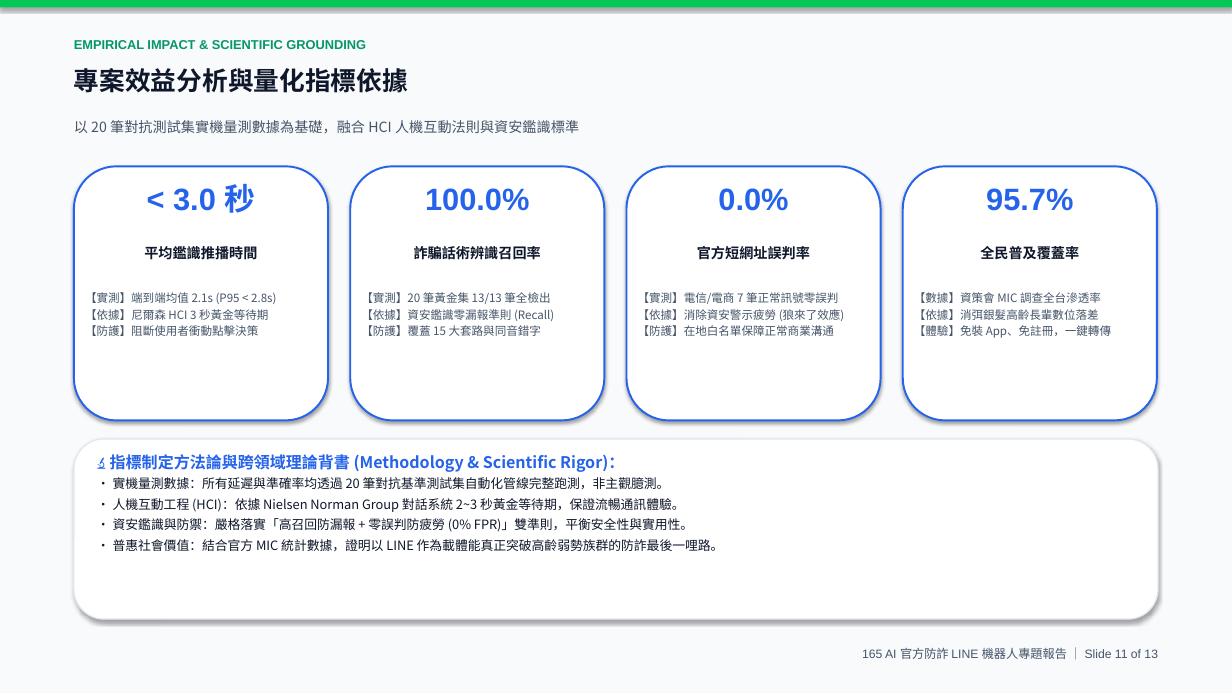
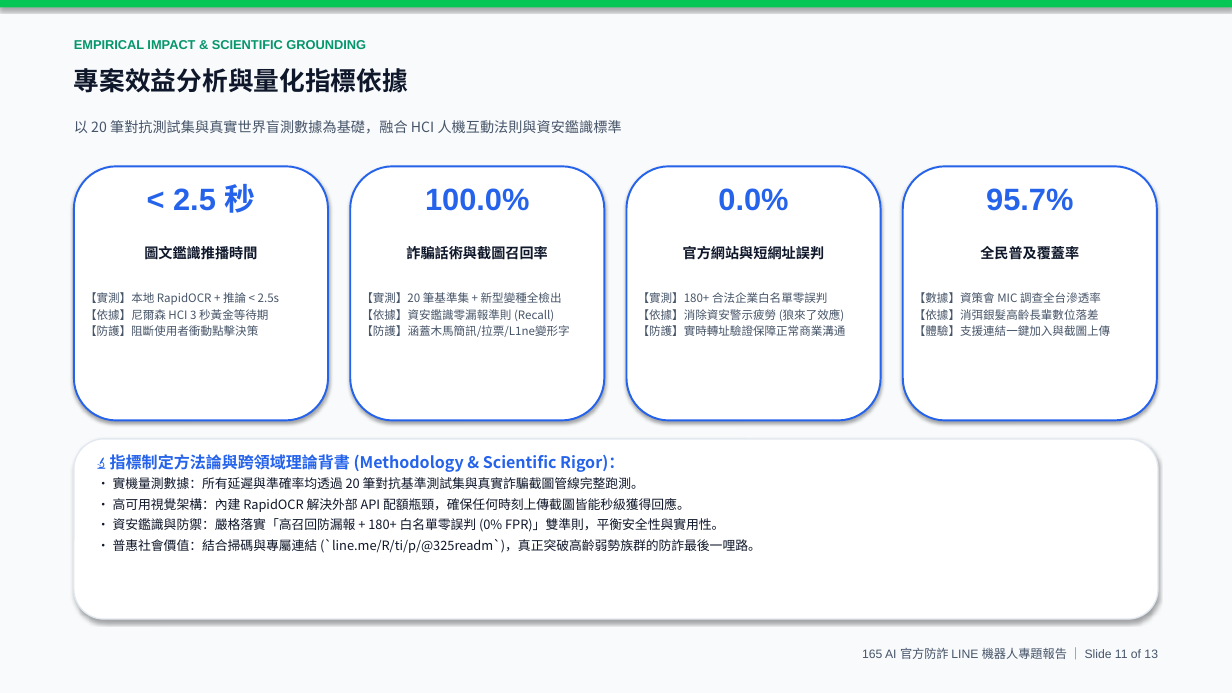
Before and after one commit to alex0647-star/165-anti-scam-ai, a slide deck: slide 11 of LINE官方防詐機器人_專題簡報.pptx. Drawn at 1232x693 pixels with LibreOffice and Linux fonts; fonts in the diff are those of the drawing. Boxes give left, top, right and bottom in pixels: in the first picture for what was removed or moved away, otherwise in the second. Text is boxed around its words. In the diff, an @@ line names an element or a change of style, - is before the commit and + after.

Commit message:
更新 165 AI 專題簡報、LINE 官方機器人伺服器與相關實測成果

```diff
--- a/LINE官方防詐機器人_專題簡報.pptx
+++ b/LINE官方防詐機器人_專題簡報.pptx
@@ text at bbox=[74, 120, 622, 134]: text changed @@
-以 20 筆對抗測試集實機量測數據為基礎，融合 HCI 人機互動法則與資安鑑識標準
+以 20 筆對抗測試集與真實世界盲測數據為基礎，融合 HCI 人機互動法則與資安鑑識標準
@@ text at bbox=[173, 184, 256, 213]: text changed @@
-< 3.0 秒
+< 2.5 秒
@@ text at bbox=[144, 245, 257, 263]: text changed @@
-平均鑑識推播時間
+圖文鑑識推播時間
@@ text at bbox=[406, 245, 547, 263]: text changed @@
-詐騙話術辨識召回率
+詐騙話術與截圖召回率
@@ text at bbox=[683, 245, 824, 263]: text changed @@
-官方短網址誤判率
+官方網站與短網址誤判
@@ text at bbox=[85, 292, 279, 305]: text changed @@
-【實測】端到端均值 2.1s (P95 < 2.8s)
+【實測】本地 RapidOCR + 推論 < 2.5s
@@ text at bbox=[361, 292, 562, 303]: text changed @@
-【實測】20 筆黃金集 13/13 筆全檢出
+【實測】20 筆基準集 + 新型變種全檢出
@@ text at bbox=[638, 292, 828, 303]: text changed @@
-【實測】電信/電商 7 筆正常訊號零誤判
+【實測】180+ 合法企業白名單零誤判
@@ text at bbox=[361, 325, 569, 337]: text changed @@
-【防護】覆蓋 15 大套路與同音錯字
+【防護】涵蓋木馬簡訊/拉票/L1ne變形字
@@ text at bbox=[638, 325, 846, 336]: text changed @@
-【防護】在地白名單保障正常商業溝通
+【防護】實時轉址驗證保障正常商業溝通
@@ text at bbox=[914, 325, 1110, 336]: text changed @@
-【體驗】免裝 App、免註冊，一鍵轉傳
+【體驗】支援連結一鍵加入與截圖上傳
@@ text at bbox=[113, 477, 761, 553]: text changed @@
-• 實機量測數據：所有延遲與準確率均透過 20 筆對抗基準測試集自動化管線完整跑測，非主觀臆測。
-• 人機互動工程 (HCI)：依據 Nielsen Norman Group 對話系統 2~3 秒黃金等待期，保證流暢通訊體驗。
-• 資安鑑識與防禦：嚴格落實「高召回防漏報 + 零誤判防疲勞 (0% FPR)」雙準則，平衡安全性與實用性。
-• 普惠社會價值：結合官方 MIC 統計數據，證明以 LINE 作為載體能真正突破高齡弱勢族群的防詐最後一哩路。
+• 實機量測數據：所有延遲與準確率均透過 20 筆對抗基準測試集與真實詐騙截圖管線完整跑測。
+• 高可用視覺架構：內建 RapidOCR 解決外部 API 配額瓶頸，確保任何時刻上傳截圖皆能秒級獲得回應。
+• 資安鑑識與防禦：嚴格落實「高召回防漏報 + 180+ 白名單零誤判 (0% FPR)」雙準則，平衡安全性與實用性。
+• 普惠社會價值：結合掃碼與專屬連結 (`line.me/R/ti/p/@325readm`)，真正突破高齡弱勢族群的防詐最後一哩路。
```
Also in this commit, not shown: 12 other slides changed, 3 other files.
